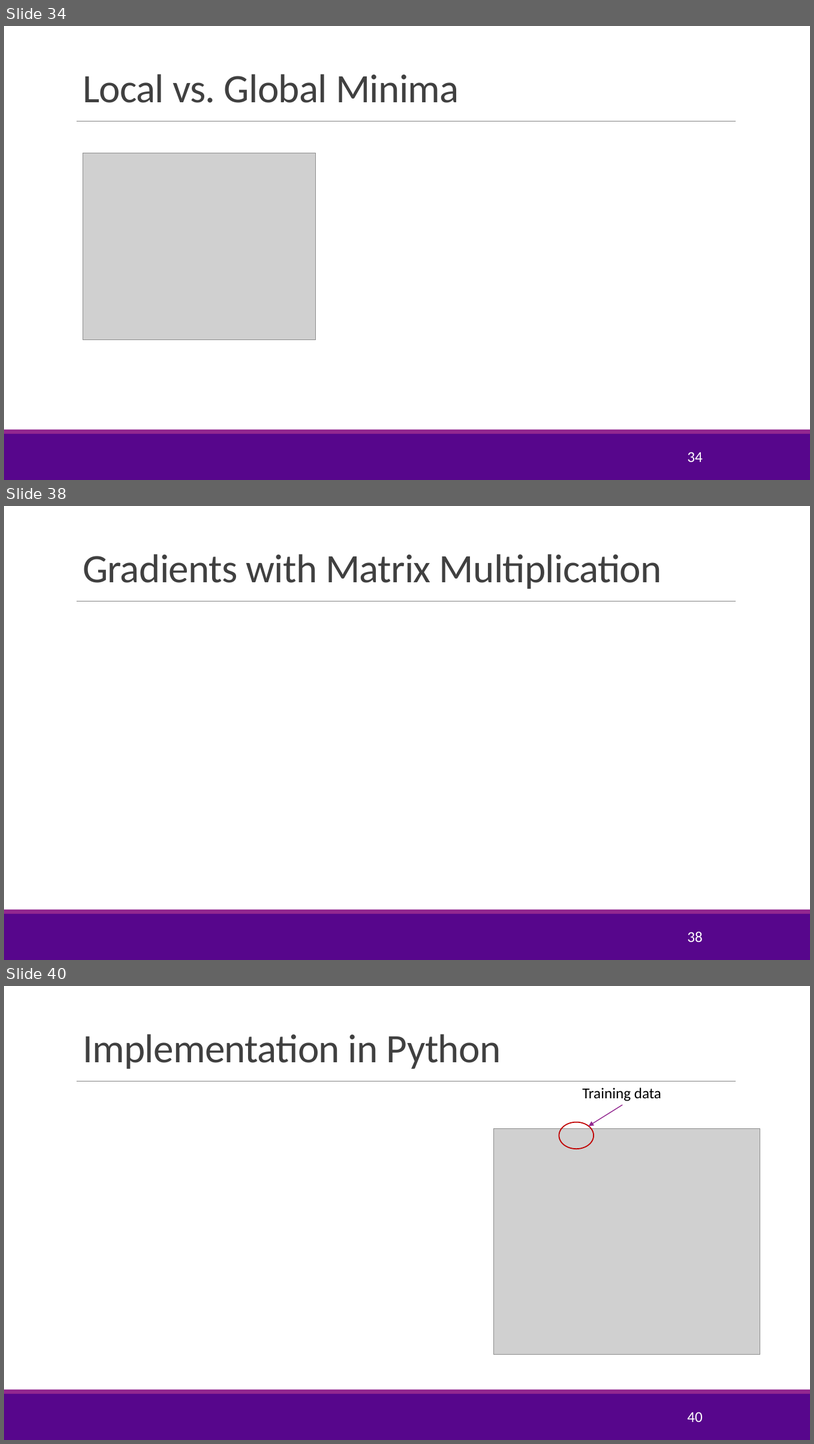
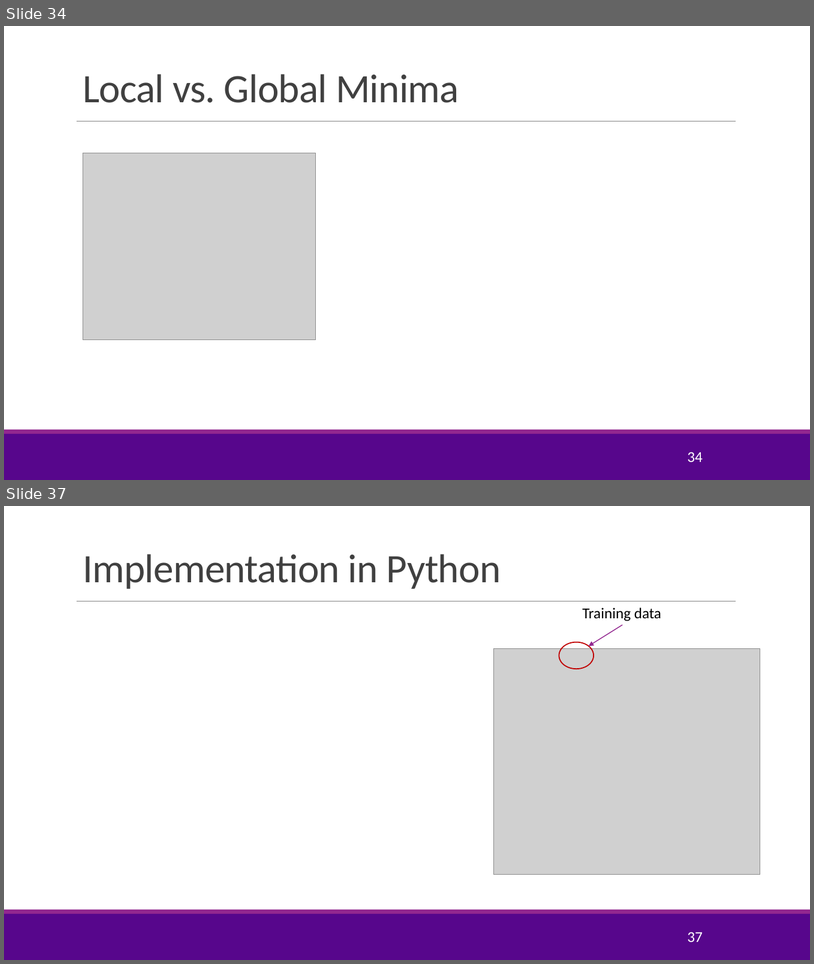
Before and after one commit to sdrangan/introml, a slide deck: lectures/Lect07_Optim.pptx. Shown one above the other, each under a label of ours: slides 34, 38 and 40 before the commit, slides 34 and 37 after it; the slides between them are not shown. The pictures are 814x1444 and 814x964 pixels, drawn with LibreOffice and Linux fonts; fonts in the diff are those of the drawing; grey boxes stand for pictures; background and template pictures are left out. Boxes give left, top, right and bottom in pixels: in the first picture for what was removed or moved away, otherwise in the second. Text is boxed around its words. In the diff, an @@ line names an element or a change of style, - is before the commit and + after.

```diff
--- a/lectures/Lect07_Optim.pptx
+++ b/lectures/Lect07_Optim.pptx
@@ slide 38 removed at (4,506,810,960), background #FFFFFF; not listed: 3 template elements that a slide beside it also shows @@
@@ title removed at (83,554,662,589) @@
-Gradients with Matrix Multiplication
@@ page number removed at (687,931,703,942) @@
-38
@@ what was slide 40 is now slide 37 @@
@@ page number at (687,931,703,942): text changed @@
-40
+37
```
Also in this commit, not shown: 11 slides changed, 2 slides added, 4 other slides removed, 3 other files.
